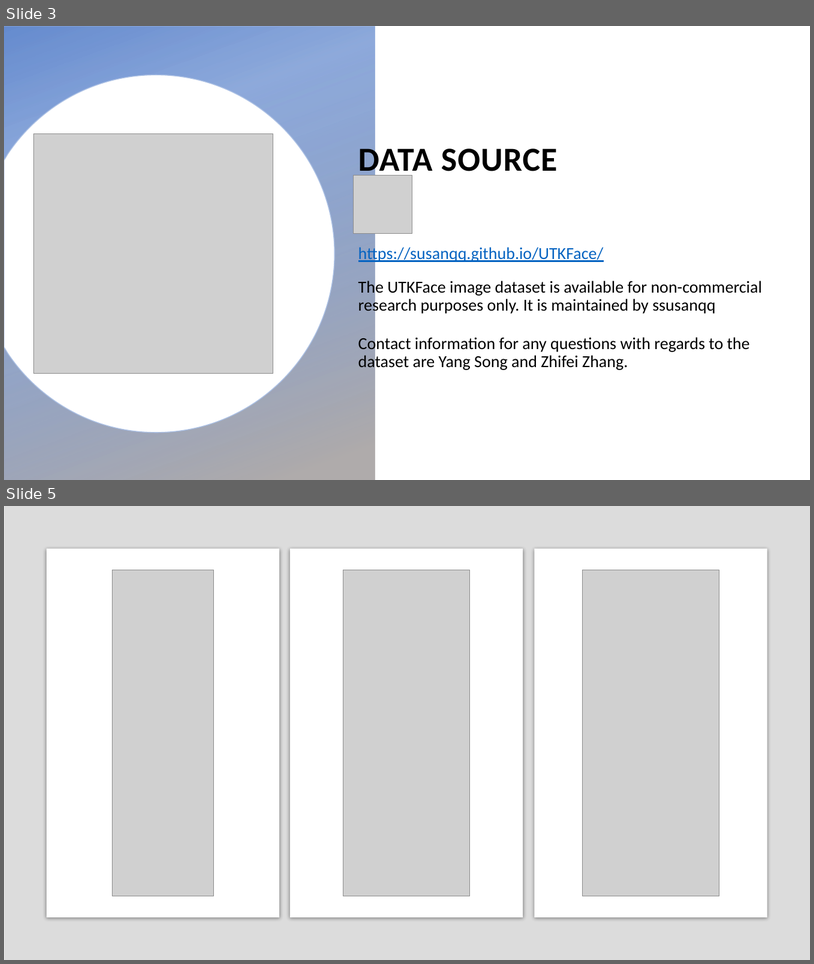
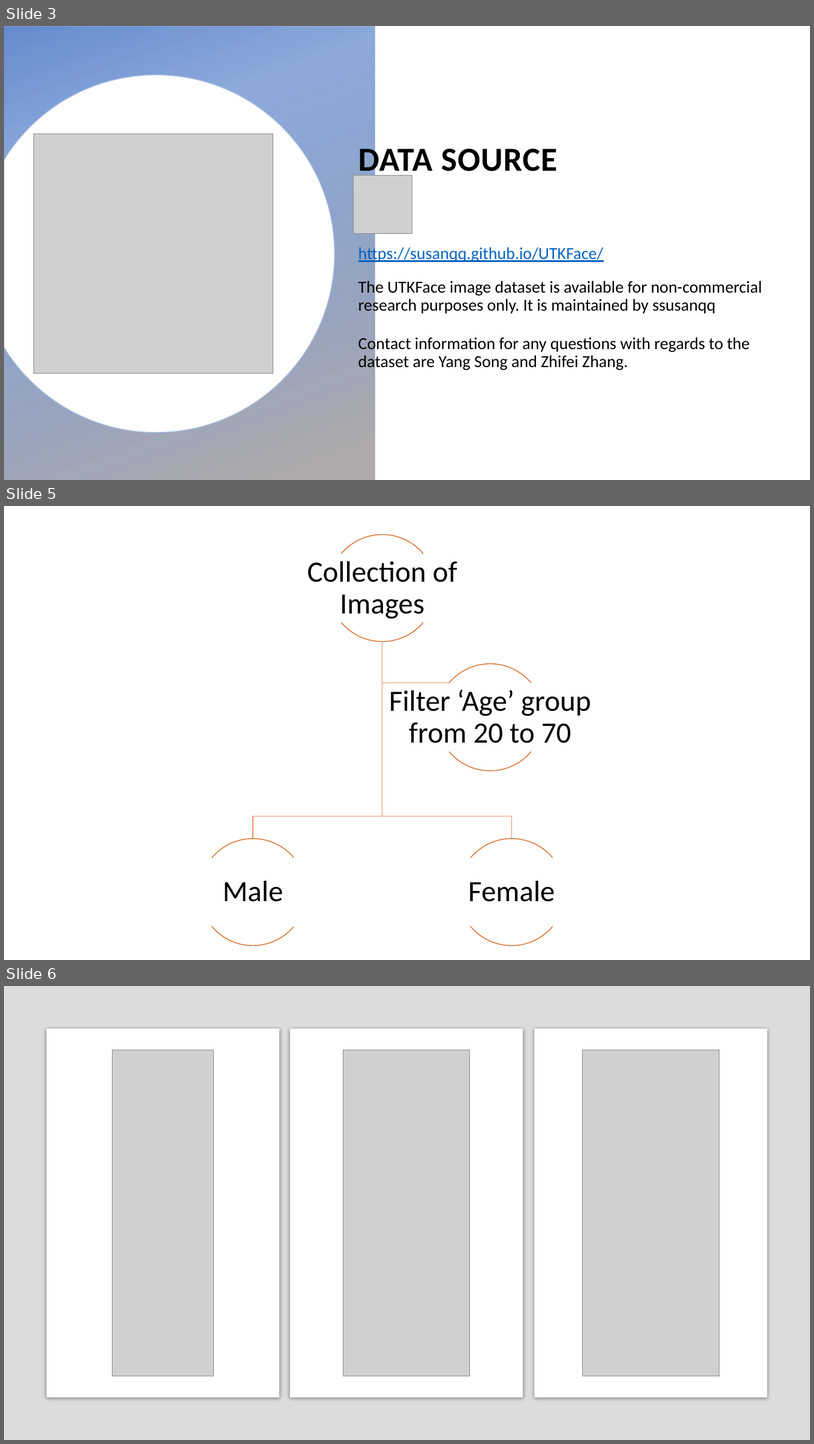
Before and after one commit to ltq477/Thinkful, a slide deck: CapstoneIV/CycleGAN.pptx. Shown one above the other, each under a label of ours: slides 3 and 5 before the commit, slides 3, 5 and 6 after it; the slides between them are not shown. The pictures are 814x964 and 814x1444 pixels, drawn with LibreOffice and Linux fonts; fonts in the diff are those of the drawing; grey boxes stand for pictures; background and template pictures are left out. Boxes give left, top, right and bottom in pixels: in the first picture for what was removed or moved away, otherwise in the second. Text is boxed around its words. In the diff, an @@ line names an element or a change of style, - is before the commit and + after.

```diff
--- a/CapstoneIV/CycleGAN.pptx
+++ b/CapstoneIV/CycleGAN.pptx
@@ slide 5 added at [4, 506, 810, 960], background #FFFFFF @@
@@ group added at [200, 534, 591, 945]: 8 arc (boxed as its full ellipse)s, 4 texts, 3 freeform shapes @@
+Collection of Images
+Male
+Female
+Filter ‘Age’ group from 20 to 70
@@ what was slide 5 is now slide 6 @@
```
Also in this commit, not shown: 1 slide changed, 1 slide removed, 1 other file.
